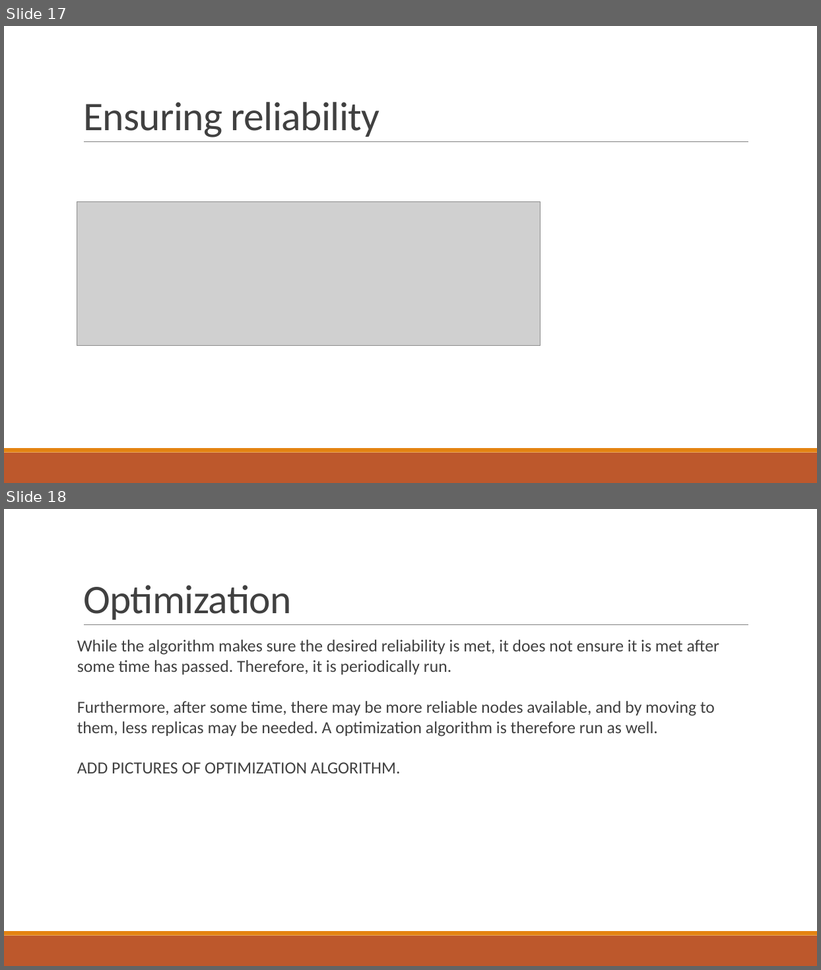
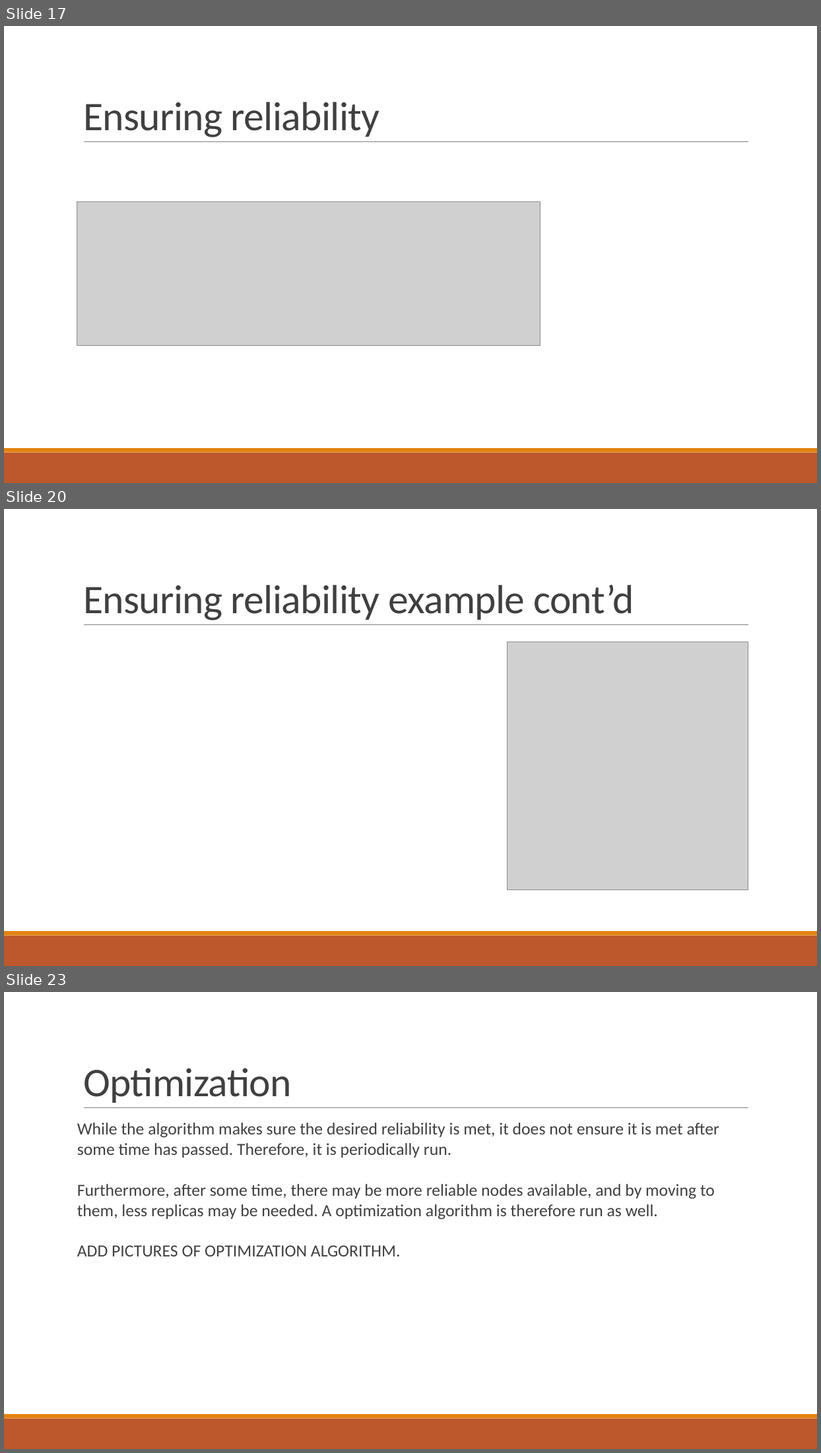
Before and after one commit to PStahl/master_thesis, a slide deck: presentation/presentation.pptx. Shown one above the other, each under a label of ours: slides 17 and 18 before the commit, slides 17, 20 and 23 after it; the slides between them are not shown. The pictures are 821x970 and 821x1453 pixels, drawn with LibreOffice and Linux fonts; fonts in the diff are those of the drawing; grey boxes stand for pictures. Boxes give left, top, right and bottom in pixels: in the first picture for what was removed or moved away, otherwise in the second. Text is boxed around its words. In the diff, an @@ line names an element or a change of style, - is before the commit and + after.

Commit message:
add images describing scheduling alg

```diff
--- a/presentation/presentation.pptx
+++ b/presentation/presentation.pptx
@@ slide 20 added at [4, 509, 817, 966], background #FFFFFF; not listed: 3 template elements that a slide beside it also shows @@
@@ title added at [83, 585, 634, 621], 48 pt, text #404040 @@
+Ensuring reliability example cont’d
@@ picture added at [508, 642, 748, 890] @@
@@ what was slide 18 is now slide 23 @@
```
Also in this commit, not shown: 4 other slides added.
